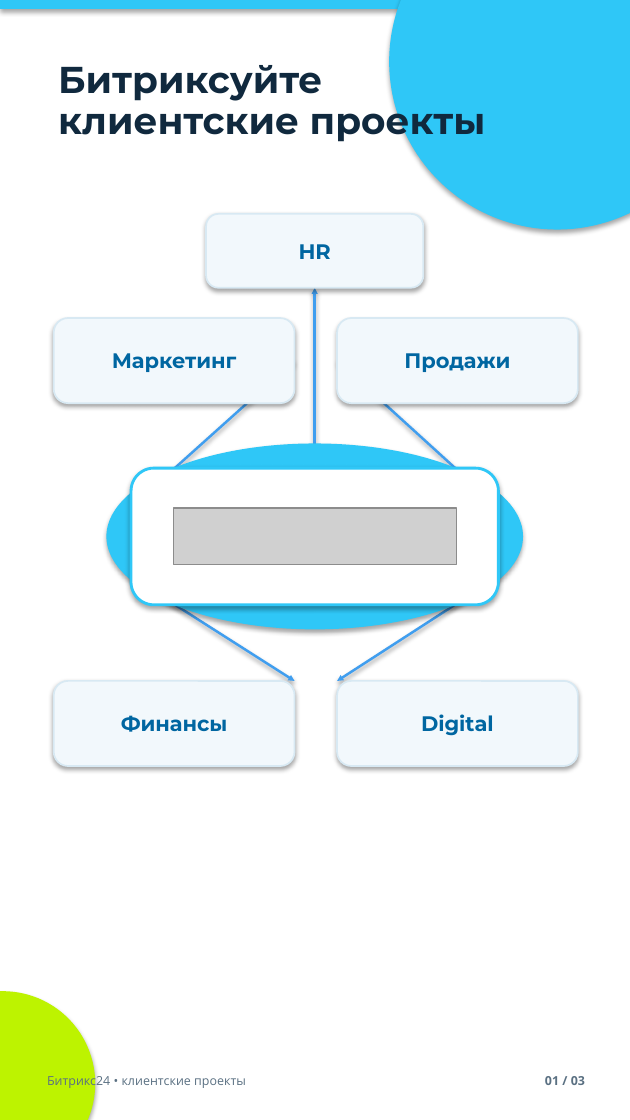
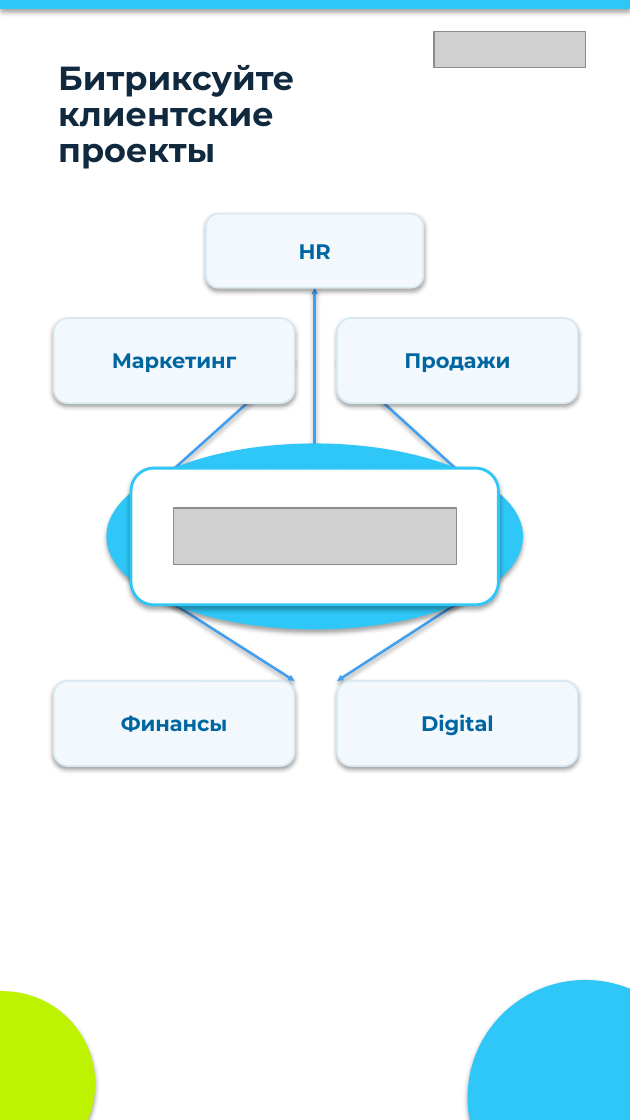
Before and after one commit to mobileburg/Test, a slide deck: slide 1 of presentation/output/Bitrix24_klientskie_proekty_Mobile_9x16.pptx. Drawn at 630x1120 pixels with LibreOffice and Linux fonts; fonts in the diff are those of the drawing; grey boxes stand for pictures. Boxes give left, top, right and bottom in pixels: in the first picture for what was removed or moved away, otherwise in the second. Text is boxed around its words. In the diff, an @@ line names an element or a change of style, - is before the commit and + after.

```diff
--- a/presentation/output/Bitrix24_klientskie_proekty_Mobile_9x16.pptx
+++ b/presentation/output/Bitrix24_klientskie_proekty_Mobile_9x16.pptx
@@ ellipse removed at (390, 0, 630, 230) @@
@@ picture added at (435, 31, 586, 68) @@
@@ text "Битриксуйте клиентские проекты" at (58, 65, 294, 169): size 24 to 21.5 pt @@
@@ ellipse added at (467, 981, 630, 1120), fill #2FC7F7 @@
@@ text removed at (47, 1073, 246, 1089) @@
-Битрикс24 • клиентские проекты
@@ text removed at (545, 1076, 585, 1085) @@
-01 / 03
```
Also in this commit, not shown: 2 other slides changed, 6 other files.
